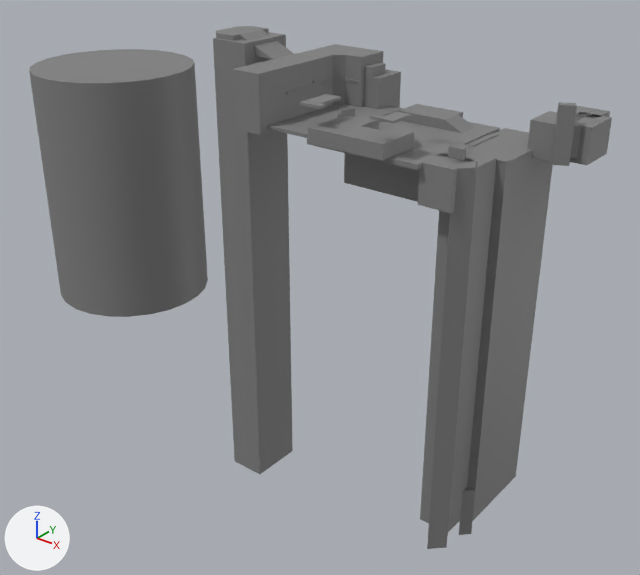
An edit to the FBX model Modelisations/LevelSols/Level2Sol.fbx, drawn before and after from the same camera.
The view is the same before and after, from a camera (50 mm lens) standing at (61.8, -375.0, 30.3) and looking at (-56.9, -226.5, -61.8). Lighting does not change. The marker at lower left points along +X, +Y and +Z. Where no turn or scale is listed for an object, it has been applied to the vertices.

In view in the first picture: 'Blockout_Box174', 'Blockout_Box175', 'Blockout_Box180', 'Blockout_Box183', 'Blockout_Box187', 'Blockout_Box193', 'Blockout_Box205', 'Blockout_Box266', 'Blockout_Box267', 'Blockout_Box302', 'Blockout_Cylinder2', 'Blockout_Ramp26'.
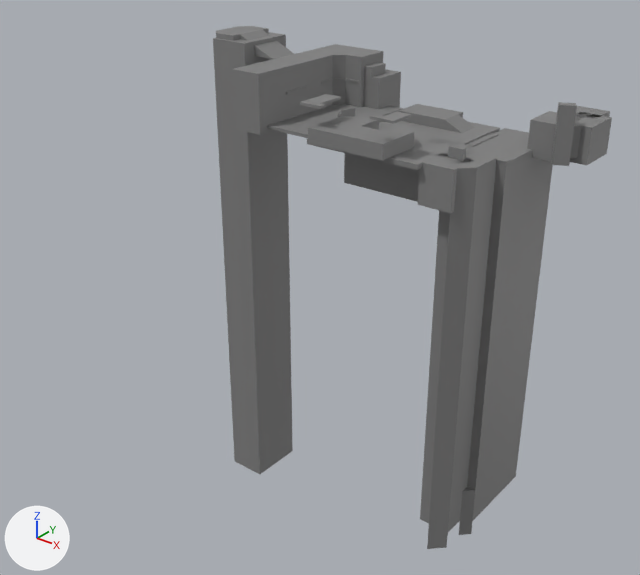
Pixel boxes [x1, y1, x2, y2] of what changed, in the pictures (640 x 575 px):
'Blockout_Cylinder2', deleted: before [29, 49, 208, 317]

Patch to the scene script:
```diff
--- a/Modelisations/LevelSols/Level2Sol.fbx.py
+++ b/Modelisations/LevelSols/Level2Sol.fbx.py
@@ ob_blockout_cylinder2 @@
-ob_blockout_cylinder2 = bpy.data.objects.new('Blockout_Cylinder2', me_node_addstaticmeshcomponent_0_002)
-ob_blockout_cylinder2.location = (-117.0, -233.5, -76.0)
```
